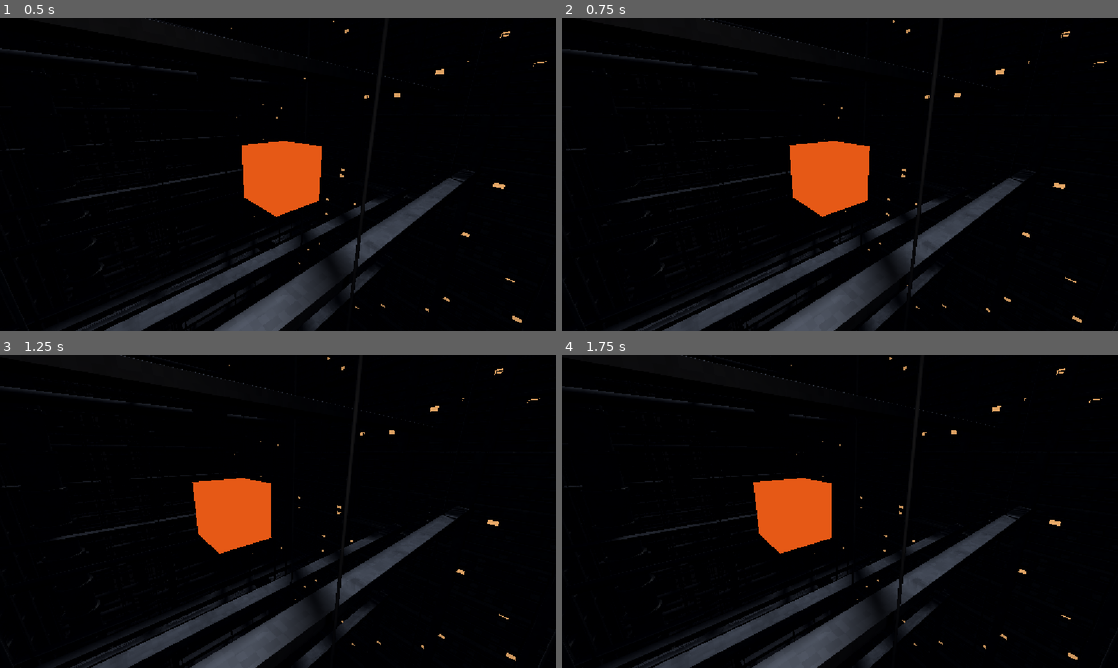
Above: before the commit, frames 1-4 (two rows, left to right).
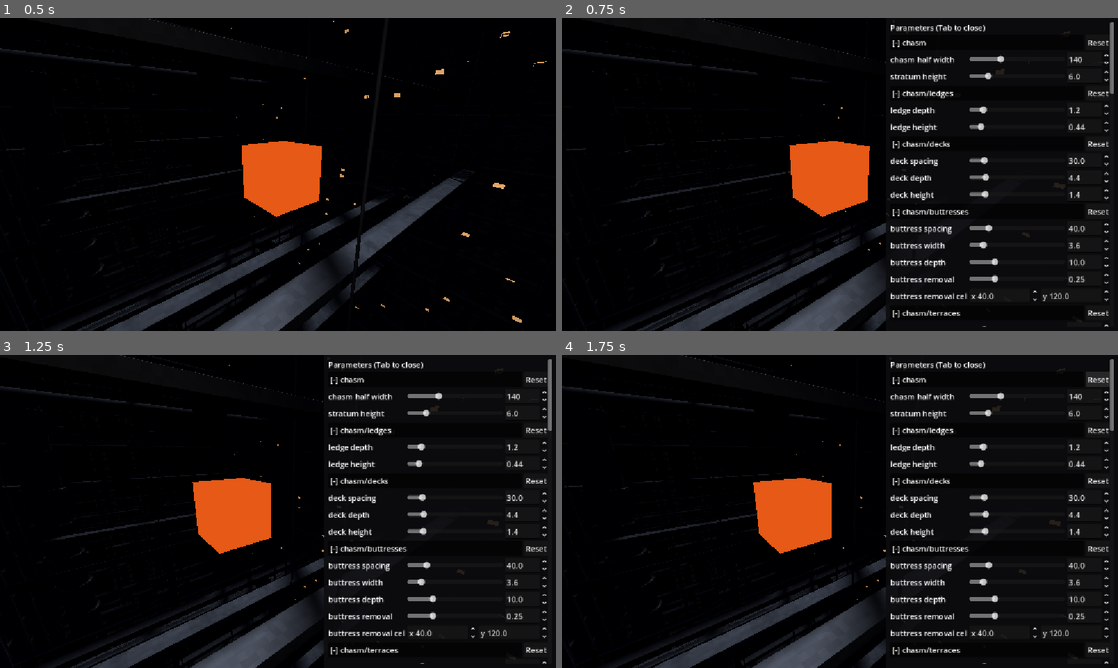
Above: after the commit, the same moments.

Repository: seletz/megastructure
Game: Godot game, scene res://scenes/main.tscn
Two runs of this game, one before a commit and one after it. Both use one fixed random seed, a clock stepped at 60 frames per second and the inputs below.
Inputs (mouse positions are in pixels of both pictures, inside the frame that each line leads up to):
- Up to frame 1 (0.5 s): no input
- Up to frame 2 (0.75 s): tap Enter at 0.5 s; move the mouse to (962, 158) at 0.52 s; hold D from 0.53 s (still down); tap Tab at 0.6 s; click (962, 158) at 0.67 s
- Up to frame 3 (1.25 s): keep holding D
- Up to frame 4 (1.75 s): release D at 1.25 s; click (1095, 380) at 1.25 s, where only the run after the commit has a clickable "Reset"

Frame 1 is identical in both runs. In frame 2, 5.9% of the frame differs, in the area x 58-100%, y 0-99%; in frame 3, 5.8%; in frame 4, 5.9%.

Commit message:
feat(ui): add a Tab-toggled tweak panel for shader parameters

Diff:
--- a/scenes/main.tscn
+++ b/scenes/main.tscn
@@ -1,7 +1,8 @@
-[gd_scene load_steps=8 format=3 uid="uid://c3fr4k8xm2n1q"]
+[gd_scene load_steps=9 format=3 uid="uid://c3fr4k8xm2n1q"]
 
 [ext_resource type="Script" path="res://scripts/free_fly_camera.gd" id="1_camera"]
 [ext_resource type="Shader" path="res://shaders/raymarch_world.gdshader" id="2_raymarch"]
+[ext_resource type="PackedScene" uid="uid://epjp3hm7equ7" path="res://scenes/ui/tweak_panel.tscn" id="3_tweak_panel"]
 
 [sub_resource type="Environment" id="Environment_dark"]
 background_mode = 1
@@ -44,3 +45,7 @@
 [node name="DepthTestCube" type="MeshInstance3D" parent="."]
 transform = Transform3D(1, 0, 0, 0, 1, 0, 0, 0, 1, 31, -4, -21)
 mesh = SubResource("BoxMesh_test")
+
+[node name="TweakPanel" parent="." instance=ExtResource("3_tweak_panel")]
+material_source = NodePath("../Camera/RaymarchQuad")
+camera = NodePath("../Camera")
--- /dev/null
+++ b/scenes/ui/tweak_panel.tscn
@@ -0,0 +1,7 @@
+[gd_scene format=3 uid="uid://epjp3hm7equ7"]
+
+[ext_resource type="Script" path="res://scripts/ui/tweak_panel.gd" id="1_panel"]
+
+[node name="TweakPanel" type="CanvasLayer"]
+layer = 10
+script = ExtResource("1_panel")
--- /dev/null
+++ b/scripts/ui/tweak_panel.gd
@@ -0,0 +1,233 @@
+class_name TweakPanel
+extends CanvasLayer
+## Collapsible, scrollable panel of every tweakable shader parameter.
+##
+## Controls are generated from a ParamRegistry built on the target material,
+## and every change is written straight back to the ShaderMaterial. Tab toggles
+## the panel; while it is open the mouse is released and camera look is off.
+
+const PANEL_WIDTH := 480.0
+const LABEL_WIDTH := 160.0
+
+## MeshInstance3D whose active surface material is the raymarch ShaderMaterial.
+@export var material_source: NodePath
+## FreeFlyCamera whose look input is suspended while the panel is open.
+@export var camera: NodePath
+@export var start_open := false
+
+var registry: ParamRegistry
+
+var _panel: PanelContainer
+var _sections: VBoxContainer
+## Param name -> Callable(value: Variant) that refreshes its controls.
+var _refreshers := {}
+var _mouse_mode_before_open := Input.MOUSE_MODE_VISIBLE
+
+
+func _ready() -> void:
+	var mesh := get_node_or_null(material_source) as MeshInstance3D
+	var material: ShaderMaterial = null
+	if mesh != null:
+		material = mesh.get_active_material(0) as ShaderMaterial
+	if material == null:
+		push_warning("TweakPanel: no ShaderMaterial found at %s" % material_source)
+		return
+	registry = ParamRegistry.from_material(material)
+	_build()
+	_panel.visible = false
+	if start_open:
+		_set_open(true)
+
+
+func _input(event: InputEvent) -> void:
+	var key := event as InputEventKey
+	if key != null and key.pressed and not key.echo and key.keycode == KEY_TAB:
+		if _panel != null:
+			_set_open(not _panel.visible)
+		get_viewport().set_input_as_handled()
+
+
+func is_open() -> bool:
+	return _panel != null and _panel.visible
+
+
+func _set_open(open: bool) -> void:
+	if open == _panel.visible:
+		return
+	if open:
+		_mouse_mode_before_open = Input.mouse_mode
+		Input.mouse_mode = Input.MOUSE_MODE_VISIBLE
+	else:
+		var focused := _panel.get_viewport().gui_get_focus_owner()
+		if focused != null:
+			focused.release_focus()
+		Input.mouse_mode = _mouse_mode_before_open
+	_panel.visible = open
+	var cam := get_node_or_null(camera) as FreeFlyCamera
+	if cam != null:
+		cam.look_enabled = not open
+
+
+func _build() -> void:
+	_panel = PanelContainer.new()
+	_panel.anchor_left = 1.0
+	_panel.anchor_right = 1.0
+	_panel.anchor_bottom = 1.0
+	_panel.offset_left = -PANEL_WIDTH
+	var style := StyleBoxFlat.new()
+	style.bg_color = Color(0.05, 0.05, 0.06, 0.88)
+	style.set_content_margin_all(8.0)
+	_panel.add_theme_stylebox_override("panel", style)
+	add_child(_panel)
+
+	var scroll := ScrollContainer.new()
+	scroll.horizontal_scroll_mode = ScrollContainer.SCROLL_MODE_DISABLED
+	_panel.add_child(scroll)
+
+	_sections = VBoxContainer.new()
+	_sections.size_flags_horizontal = Control.SIZE_EXPAND_FILL
+	scroll.add_child(_sections)
+
+	var title := Label.new()
+	title.text = "Parameters (Tab to close)"
+	_sections.add_child(title)
+
+	for group in registry.groups:
+		_build_group(group)
+
+
+func _build_group(group: ParamRegistry.Group) -> void:
+	var header := HBoxContainer.new()
+	_sections.add_child(header)
+
+	var toggle := Button.new()
+	toggle.toggle_mode = true
+	toggle.button_pressed = true
+	toggle.alignment = HORIZONTAL_ALIGNMENT_LEFT
+	toggle.size_flags_horizontal = Control.SIZE_EXPAND_FILL
+	header.add_child(toggle)
+
+	var reset := Button.new()
+	reset.text = "Reset"
+	header.add_child(reset)
+
+	var body := VBoxContainer.new()
+	_sections.add_child(body)
+
+	var update_title := func(expanded: bool) -> void:
+		toggle.text = "%s %s" % ["[-]" if expanded else "[+]", group.name]
+		body.visible = expanded
+	update_title.call(true)
+	toggle.toggled.connect(update_title)
+
+	for param in group.params:
+		body.add_child(_build_param(param))
+
+	reset.pressed.connect(func() -> void:
+		registry.reset_group(group)
+		for param in group.params:
+			(_refreshers[param.name] as Callable).call(param.default_value)
+	)
+
+
+func _build_param(param: ParamRegistry.Param) -> Control:
+	var row := HBoxContainer.new()
+	var label := Label.new()
+	label.text = param.label
+	label.tooltip_text = param.name
+	label.mouse_filter = Control.MOUSE_FILTER_PASS
+	label.custom_minimum_size.x = LABEL_WIDTH
+	label.clip_text = true
+	row.add_child(label)
+
+	var value: Variant = registry.get_value(param)
+	match param.kind:
+		ParamRegistry.Kind.FLOAT, ParamRegistry.Kind.INT:
+			_build_scalar(row, param, value)
+		ParamRegistry.Kind.BOOL:
+			_build_bool(row, param, value)
+		ParamRegistry.Kind.VEC2:
+			_build_vec2(row, param, value)
+		ParamRegistry.Kind.COLOR:
+			_build_color(row, param, value)
+	return row
+
+
+func _build_scalar(row: HBoxContainer, param: ParamRegistry.Param, value: Variant) -> void:
+	var slider := HSlider.new()
+	slider.size_flags_horizontal = Control.SIZE_EXPAND_FILL
+	slider.size_flags_vertical = Control.SIZE_SHRINK_CENTER
+	_configure_range(slider, param)
+	row.add_child(slider)
+
+	slider.value = float(value)
+
+	var spin := SpinBox.new()
+	spin.custom_minimum_size.x = 90.0
+	spin.select_all_on_focus = true
+	# Sharing makes the slider and spin box one Range, so they never drift;
+	# the spin box adopts the slider's already configured range.
+	slider.share(spin)
+	row.add_child(spin)
+
+	var is_int := param.kind == ParamRegistry.Kind.INT
+	slider.value_changed.connect(func(v: float) -> void:
+		registry.set_value(param, int(v) if is_int else v)
+	)
+	_refreshers[param.name] = func(v: Variant) -> void:
+		slider.value = float(v)
+
+
+func _build_bool(row: HBoxContainer, param: ParamRegistry.Param, value: Variant) -> void:
+	var check := CheckBox.new()
+	check.button_pressed = bool(value)
+	check.toggled.connect(func(on: bool) -> void:
+		registry.set_value(param, on)
+	)
+	row.add_child(check)
+	_refreshers[param.name] = func(v: Variant) -> void:
+		check.button_pressed = bool(v)
+
+
+func _build_vec2(row: HBoxContainer, param: ParamRegistry.Param, value: Variant) -> void:
+	var spins: Array[SpinBox] = []
+	for i in 2:
+		var spin := SpinBox.new()
+		spin.size_flags_horizontal = Control.SIZE_EXPAND_FILL
+		spin.select_all_on_focus = true
+		_configure_range(spin, param)
+		spin.allow_greater = true
+		spin.allow_lesser = true
+		spin.prefix = "xy"[i]
+		row.add_child(spin)
+		spins.append(spin)
+	var refresh := func(v: Variant) -> void:
+		var vec := v as Vector2
+		spins[0].value = vec.x
+		spins[1].value = vec.y
+	refresh.call(value)
+	var push := func(_v: float) -> void:
+		registry.set_value(param, Vector2(spins[0].value, spins[1].value))
+	for spin in spins:
+		spin.value_changed.connect(push)
+	_refreshers[param.name] = refresh
+
+
+func _build_color(row: HBoxContainer, param: ParamRegistry.Param, value: Variant) -> void:
+	var picker := ColorPickerButton.new()
+	picker.size_flags_horizontal = Control.SIZE_EXPAND_FILL
+	picker.custom_minimum_size.y = 24.0
+	picker.edit_alpha = false
+	picker.color = value as Color
+	picker.color_changed.connect(func(c: Color) -> void:
+		registry.set_value(param, c)
+	)
+	row.add_child(picker)
+	_refreshers[param.name] = func(v: Variant) -> void:
+		picker.color = v as Color
+
+
+func _configure_range(control: Range, param: ParamRegistry.Param) -> void:
+	control.min_value = param.min_value
+	control.max_value = param.max_value
+	control.step = param.step
Not shown, added: scripts/ui/tweak_panel.gd.uid
